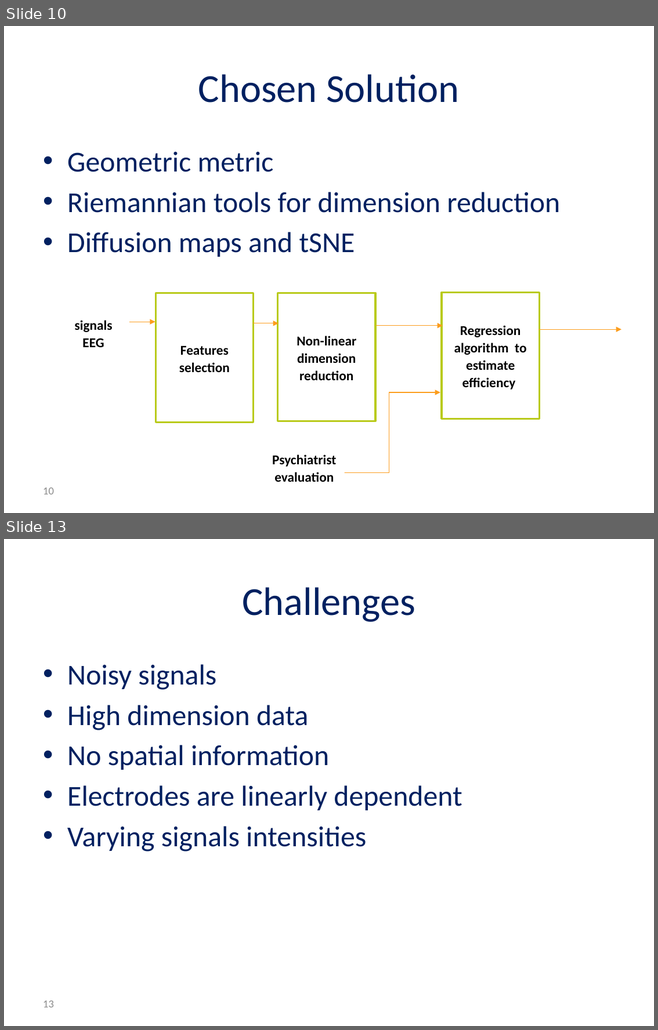
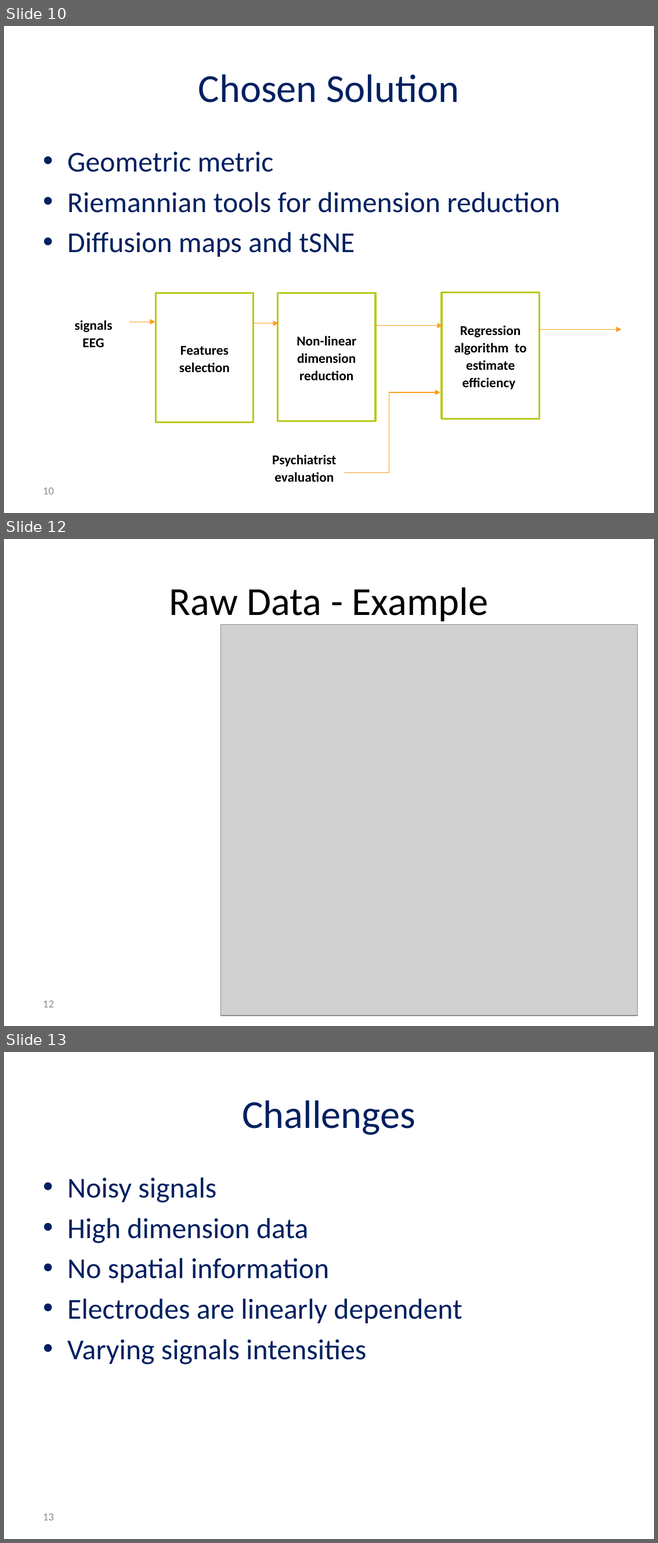
Before and after one commit to reggevlivney/BrainSway, a slide deck: Project_Midterm_Presentation.pptx. Shown one above the other, each under a label of ours: slides 10 and 13 before the commit, slides 10, 12 and 13 after it; the slides between them are not shown. The pictures are 658x1030 and 658x1543 pixels, drawn with LibreOffice and Linux fonts; fonts in the diff are those of the drawing; grey boxes stand for pictures; background and template pictures are left out. Boxes give left, top, right and bottom in pixels: in the first picture for what was removed or moved away, otherwise in the second. Text is boxed around its words. In the diff, an @@ line names an element or a change of style, - is before the commit and + after.

```diff
--- a/Project_Midterm_Presentation.pptx
+++ b/Project_Midterm_Presentation.pptx
@@ slide 12 added at [4,539,654,1026], background #FFFFFF @@
@@ title added at [169,587,488,621], 44 pt, text #000000 @@
+Raw Data - Example
@@ picture added at [220,625,637,1016] @@
@@ page number added at [43,1001,54,1008], 12 pt, text #8C8C8C @@
+12
```
Also in this commit, not shown: 11 slides changed, 6 other slides added, 3 slides removed, 9 other files.
